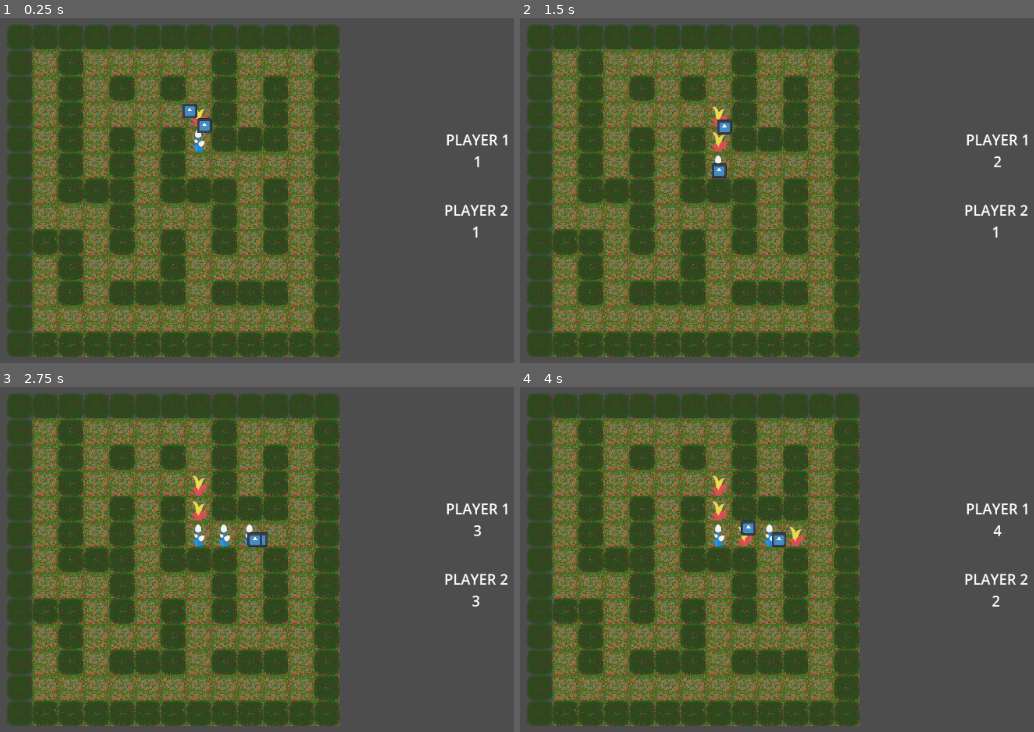
Above: before the commit, frames 1-4 (two rows, left to right).
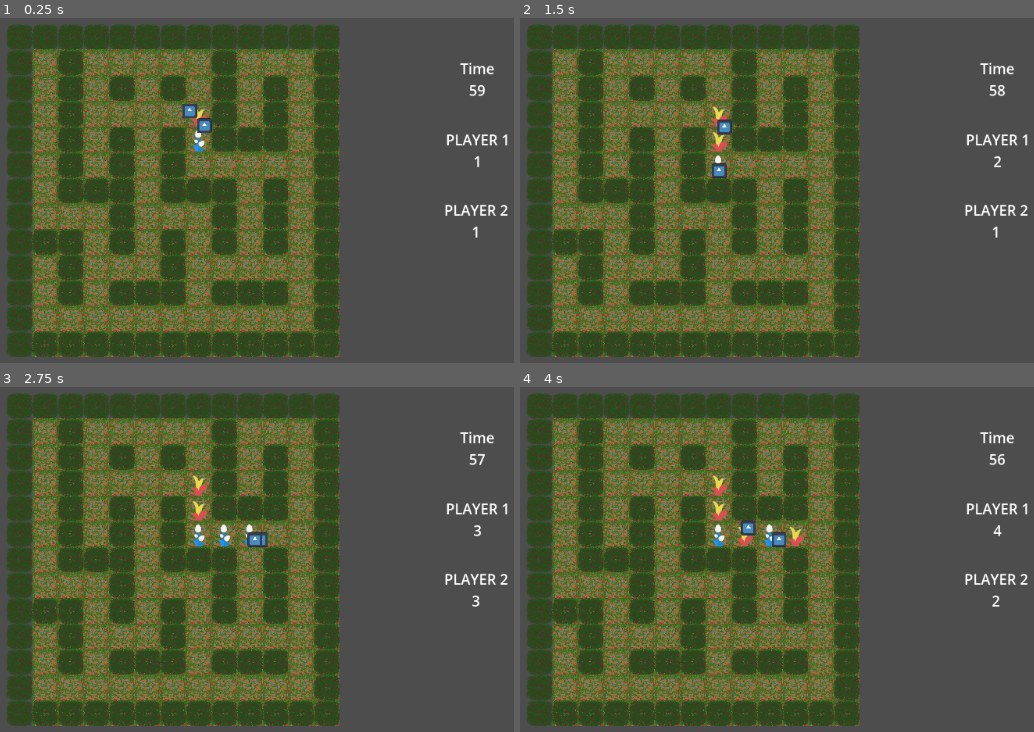
Above: after the commit, the same moments.

Repository: Pixelazation/CutTheCrop
Game: Godot game, scene res://scenes/test.tscn
Same seed, same stepped clock (60 frames per second), same inputs: the game is played once before the commit and once after it. The engine's default icon, where the game draws it, is replaced by a stand-in: a white triangle on a blue panel in a dark square.
Inputs:
- Up to frame 1 (0.25 s): no input
- Up to frame 2 (1.5 s): tap Enter at 0.5 s; hold Right (p1_right) 0.53-1.28 s; hold S (p2_down) 0.53-1.28 s; hold Down (p1_down) from 1.28 s (still down); tap A (p2_left) at 1.35 s
- Up to frame 3 (2.75 s): release Down (p1_down) at 2.03 s; hold Right (p1_right) from 2.03 s (still down); hold D (p2_right) from 2.03 s (still down)
- Up to frame 4 (4 s): release Right (p1_right) at 2.78 s; release D (p2_right) at 2.78 s; hold Up (p1_up) 2.78-3.53 s; tap W (p2_up) at 2.85 s; tap Space at 3.5 s; hold Left (p1_left) from 3.53 s (still down); hold S (p2_down) from 3.53 s (still down)

The runs differ from the first frame. In frame 1, 0.2% of the frame differs, in the area x 89-97%, y 12-23%; in frame 2, 0.2%; in frame 3, 0.2%; in frame 4, 0.2%.

Commit message:
[Feature][Joshua] Added timer

Diff:
--- a/scenes/test.tscn
+++ b/scenes/test.tscn
@@ -9,6 +9,7 @@
 [ext_resource type="TileSet" uid="uid://rjsm7g3cej5a" path="res://tilemaps/LevelTiles.tres" id="5_jcd4p"]
 [ext_resource type="Script" uid="uid://dkm2ta7rdmja8" path="res://scenes/player2.gd" id="7_at5dv"]
 [ext_resource type="LabelSettings" uid="uid://bskrmd167cp2r" path="res://styles/labels/score_labels.tres" id="9_uacia"]
+[ext_resource type="Script" uid="uid://c5l2bwuk7okwj" path="res://scenes/timer.gd" id="10_yk7ts"]
 
 [sub_resource type="TileSetAtlasSource" id="TileSetAtlasSource_lpvoh"]
 texture = ExtResource("3_74lek")
@@ -494,3 +495,28 @@
 text = "0"
 label_settings = ExtResource("9_uacia")
 horizontal_alignment = 1
+
+[node name="ClockInfo" type="VBoxContainer" parent="UI"]
+layout_mode = 0
+offset_left = 259.0
+offset_top = -73.0
+offset_right = 345.0
+offset_bottom = 31.0
+
+[node name="Timer" type="Timer" parent="UI/ClockInfo"]
+wait_time = 60.0
+one_shot = true
+autostart = true
+script = ExtResource("10_yk7ts")
+
+[node name="Label" type="Label" parent="UI/ClockInfo"]
+layout_mode = 2
+text = "Time"
+label_settings = ExtResource("9_uacia")
+horizontal_alignment = 1
+
+[node name="Clock" type="Label" parent="UI/ClockInfo"]
+layout_mode = 2
+text = "0"
+label_settings = ExtResource("9_uacia")
+horizontal_alignment = 1
--- /dev/null
+++ b/scenes/timer.gd
@@ -0,0 +1,6 @@
+extends Timer
+
+@onready var clock = $"../Clock"
+
+func _process(delta):
+	clock.text = str(int(time_left))
Not shown: 1 places in scenes/test.tscn that only renumber resources
Not shown, added: scenes/timer.gd.uid
